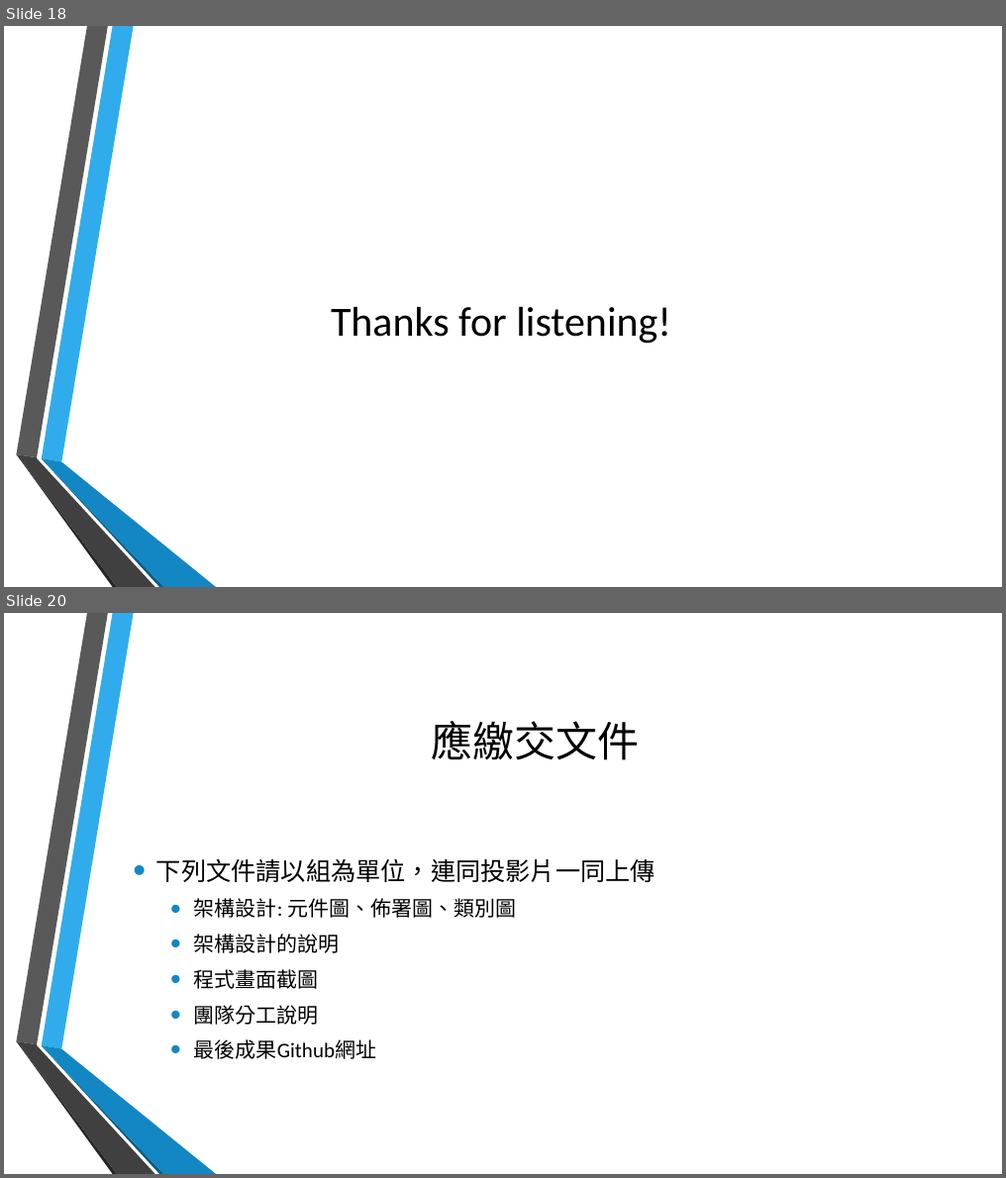
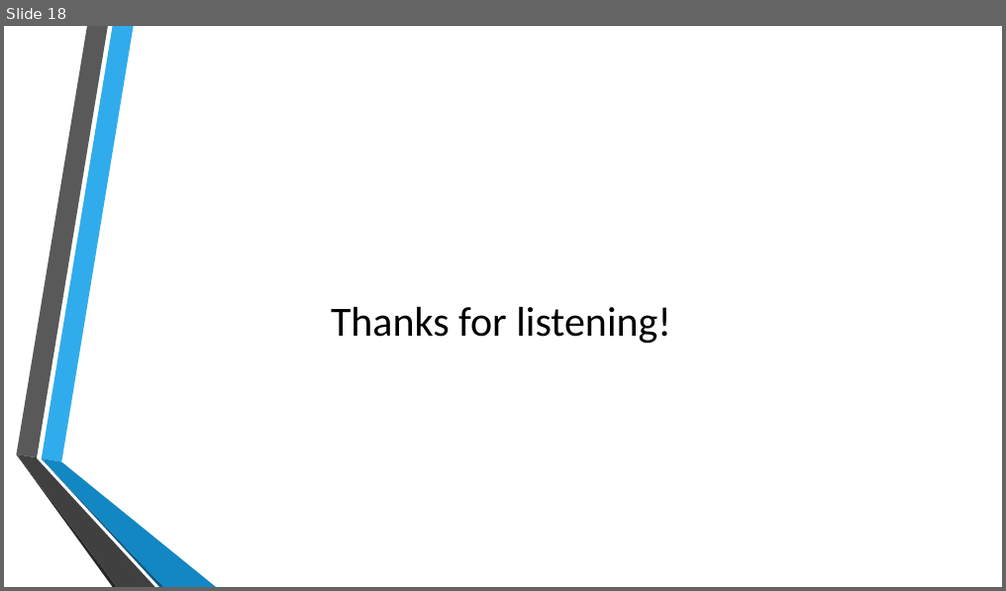
Before and after one commit to TeamTOS/courseSelecting, a slide deck: 期末結案.pptx. Shown one above the other, each under a label of ours: slides 18 and 20 before the commit, slide 18 after it; the slides between them are not shown. The pictures are 1006x1178 and 1006x591 pixels, drawn with LibreOffice and Linux fonts; fonts in the diff are those of the drawing; background and template pictures are left out. Boxes give left, top, right and bottom in pixels: in the first picture for what was removed or moved away, otherwise in the second. Text is boxed around its words. In the diff, an @@ line names an element or a change of style, - is before the commit and + after.

```diff
--- a/期末結案.pptx
+++ b/期末結案.pptx
@@ slide 20 removed at [4, 613, 1002, 1174], background picture (left out); not listed: 6 template elements that a slide beside it also shows @@
@@ title removed at [432, 721, 640, 761] @@
-應繳交文件
@@ text removed at [156, 859, 655, 1059] @@
-• 下列文件請以組為單位，連同投影片一同上傳
-  • 架構設計: 元件圖、佈署圖、類別圖
-  • 架構設計的說明
-  • 程式畫面截圖
-  • 團隊分工說明
-  • 最後成果Github網址
```
Also in this commit, not shown: 1 slide changed, 1 other slide removed.
